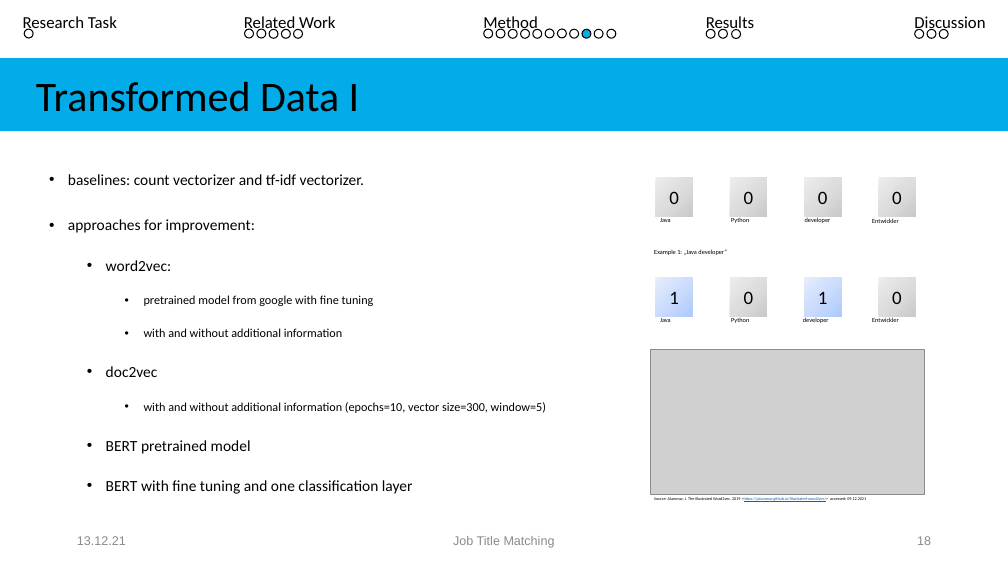
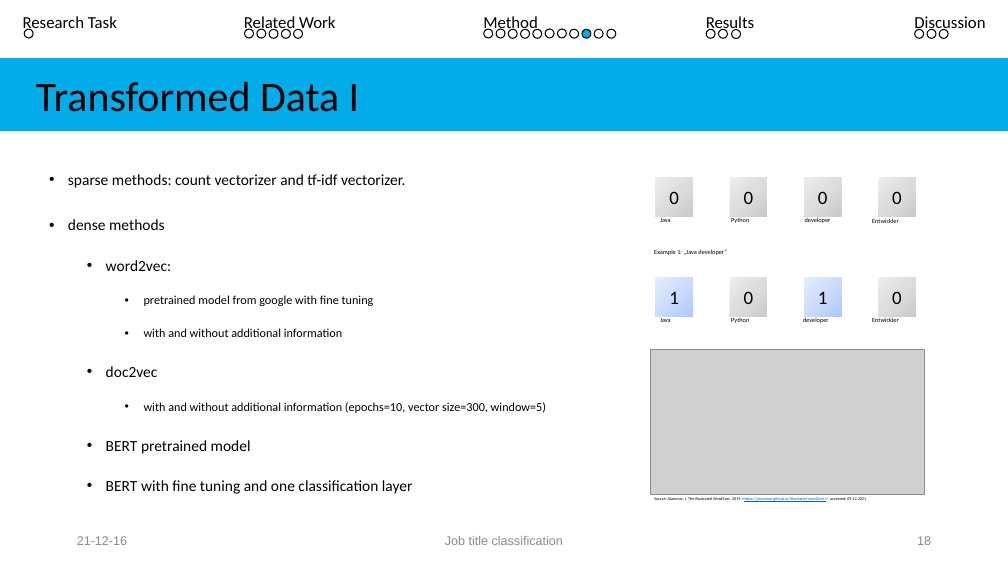
Before and after one commit to Rahkakavee/job-title-matching, a slide deck: slide 18 of presentation/Kolloquium.pptx. Drawn at 1008x567 pixels with LibreOffice and Linux fonts; fonts in the diff are those of the drawing; grey boxes stand for pictures. Boxes give left, top, right and bottom in pixels: in the first picture for what was removed or moved away, otherwise in the second. Text is boxed around its words. In the diff, an @@ line names an element or a change of style, - is before the commit and + after.

```diff
--- a/presentation/Kolloquium.pptx
+++ b/presentation/Kolloquium.pptx
@@ text at <box>68,174,405,230</box>: text changed @@
-• baselines: count vectorizer and tf-idf vectorizer.
-• approaches for improvement:
+• sparse methods: count vectorizer and tf-idf vectorizer.
+• dense methods
@@ text at <box>77,536,127,545</box>: text changed @@
-13.12.21
+21-12-16
@@ text at <box>445,536,563,545</box>: text changed @@
-Job Title Matching
+Job title classification
```
Also in this commit, not shown: 32 other slides changed, 4 slides added, 4 other files.
